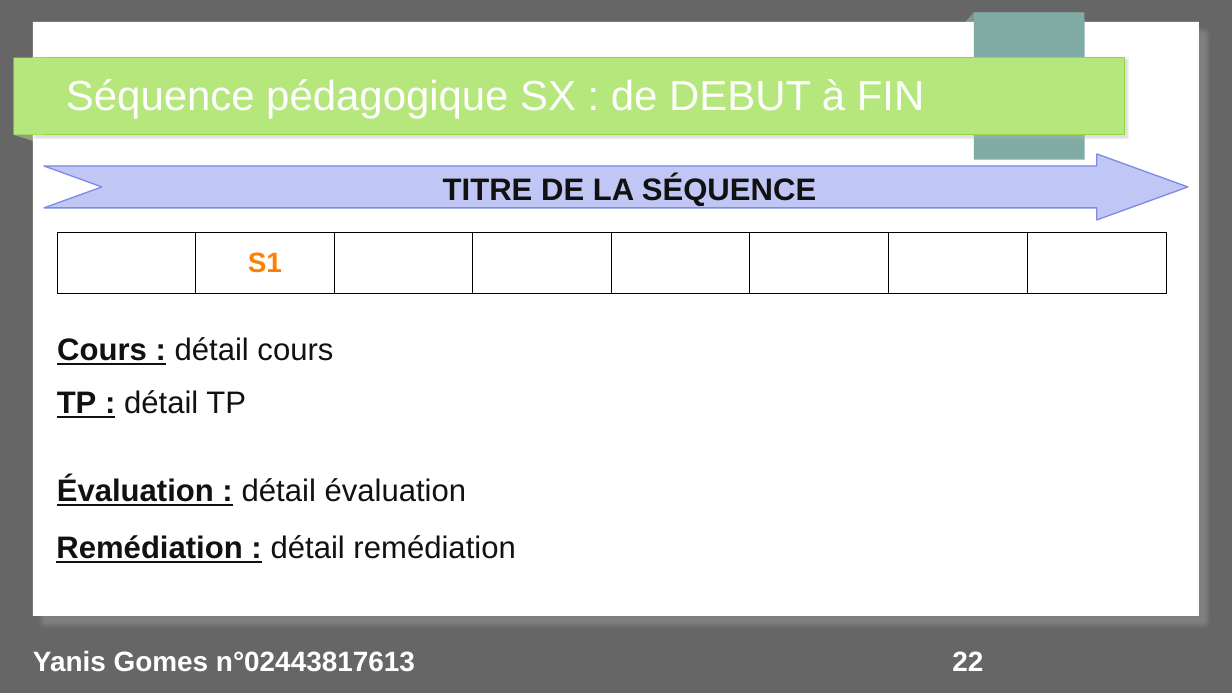
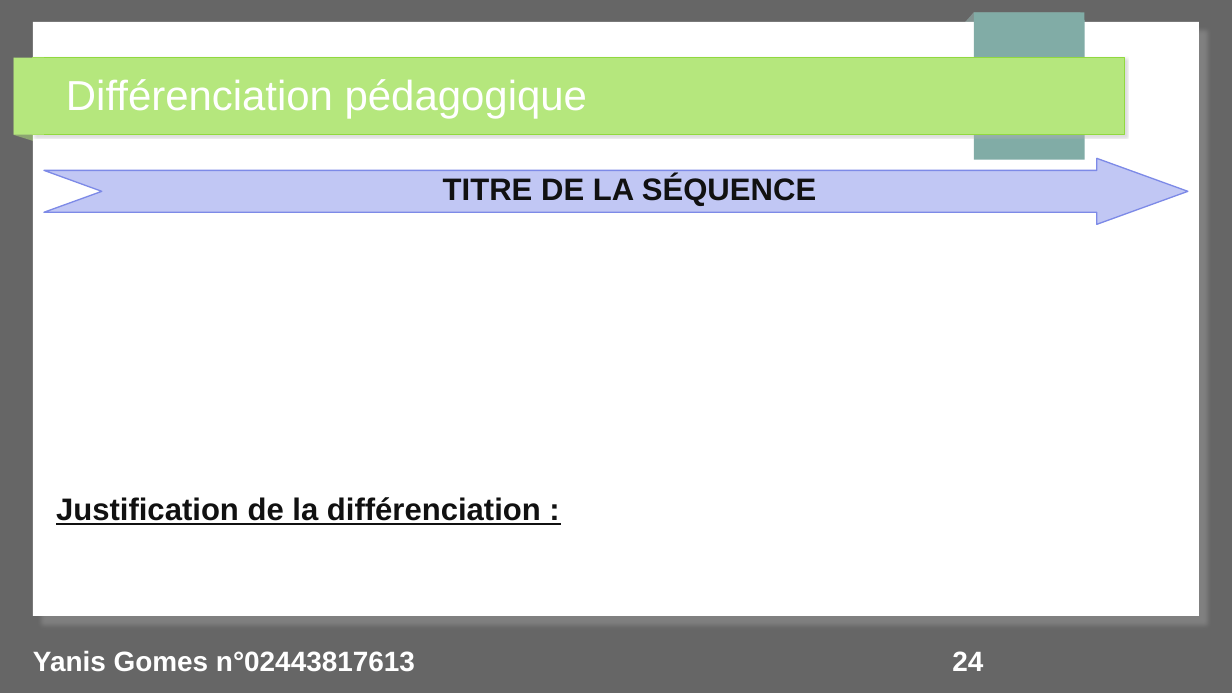
Before and after one commit to yanisgomes/agregation-sii-info, a slide deck: slide 24 of BUT/YANIS_GOMES_BUT_02443817613.odp (slide 22 before the commit). Drawn at 1232x693 pixels with LibreOffice and Linux fonts; fonts in the diff are those of the drawing. Boxes give left, top, right and bottom in pixels: in the first picture for what was removed or moved away, otherwise in the second. Text is boxed around its words. In the diff, an @@ line names an element or a change of style, - is before the commit and + after.

```diff
--- a/BUT/YANIS_GOMES_BUT_02443817613.odp
+++ b/BUT/YANIS_GOMES_BUT_02443817613.odp
@@ title at bbox=[66, 79, 587, 118]: text changed @@
-Séquence pédagogique SX : de DEBUT à FIN
+Différenciation pédagogique
@@ freeform shape: place and size @@
-freeform shape at bbox=[44, 154, 1188, 220]
+freeform shape at bbox=[44, 159, 1188, 225]
@@ table removed at bbox=[57, 233, 1166, 293], 1 rows, 8 columns @@
- | S1 | S2 | S3 | S4 | S5 | S6 | S7
@@ text removed at bbox=[57, 337, 333, 365] @@
-Cours : détail cours
@@ text removed at bbox=[57, 390, 246, 418] @@
-TP : détail TP
@@ text removed at bbox=[57, 476, 467, 506] @@
-Évaluation : détail évaluation
@@ text added at bbox=[56, 497, 541, 525], 20 pt, text #111111, bold, underline @@
+Justification de la différenciation :
@@ text removed at bbox=[56, 535, 515, 563] @@
-Remédiation : détail remédiation
@@ page number at bbox=[952, 651, 983, 671]: text changed @@
-22
+24
```
Also in this commit, not shown: 7 other slides changed, 7 slides added, 4 slides removed, 1 other file.
